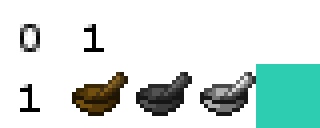
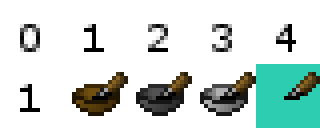
Layered file, before and after one edit (320 × 128). Changes by layer:
painted on "0 1 2 3 4 5 6 7 8 9 ..." over (148, 24, 296, 52)
painted on "header-bg" over (148, 24, 296, 52)
added layer "wood handle" above "flint tip" over (104, 72, 320, 96)
added layer "flint tip" above "diamond color" over (92, 72, 320, 100)
renamed "iron bowl copy" to "diamond bowl", painted on it over (284, 84, 312, 100)
painted on "iron bowl" over (208, 88, 244, 112)
painted on "stone stick" over (164, 88, 172, 96)
painted on "stone bowl" over (144, 88, 180, 112)
painted on "wood bowl" over (76, 88, 116, 112)
